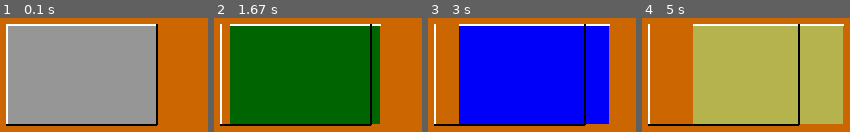
Above: before the commit, frames 1-4 (left to right).
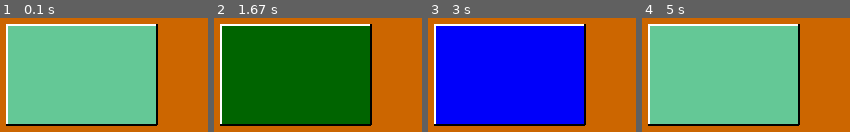
Above: after the commit, the same moments.

Repository: Pkpratik/pygame-class
Game: pygame game, started from buttons/class21.py
The game is run twice, just before and just after one commit, with the same random seed, the same clock (stepped at 60 frames per second) and the same inputs.
Inputs (mouse positions are in pixels of both pictures, inside the frame that each line leads up to):
- Up to frame 1 (0.1 s): no input
- Up to frame 2 (1.67 s): click (295, 73) at 0.38 s; press the mouse at (295, 73) at 0.7 s; move the mouse to (257, 78) at 0.8 s; release the mouse at (218, 81) at 0.93 s; press the mouse at (295, 73) at 1.53 s; move the mouse to (309, 51) at 1.63 s
- Up to frame 3 (3 s): release the mouse at (536, 28) at 1.77 s; press the mouse at (509, 73) at 1.87 s; move the mouse to (outside the picture) at 1.97 s; release the mouse at (outside the picture) at 2.1 s; click (509, 73) at 2.72 s
- Up to frame 4 (5 s): press the mouse at (723, 73) at 3.03 s; move the mouse to (681, 68) at 3.13 s; release the mouse at (outside the picture) at 3.27 s; click (795, 29) at 3.38 s; press the mouse at (723, 73) at 3.7 s; move the mouse to (835, 70) at 3.8 s; release the mouse at (outside the picture) at 3.93 s; press the mouse at (723, 73) at 4.53 s; move the mouse to (687, 87) at 4.63 s; release the mouse at (650, 100) at 4.77 s; press the mouse at (723, 73) at 4.87 s; move the mouse to (outside the picture) at 4.97 s

The runs differ from the first frame. In frame 1, 61% of the frame differs, in the area x 3-75%, y 7-93%; in frame 2, 6.8%; in frame 3, 19%; in frame 4, 80%, in the area x 3-98%, y 5-93%.

Commit message:
adding class 3

Diff:
--- a/buttons/class21.py
+++ b/buttons/class21.py
@@ -1,5 +1,4 @@
 import pygame
-import random
 pygame.init()
 count=0
 w=600
@@ -10,9 +9,7 @@
 action=False
 run=True
 isclicked=0
-a,b,c=150,150,150
 
-rect1=pygame.Rect(100,100,150,100)
 while run:
     for event in pygame.event.get():
         if event.type==pygame.QUIT:
@@ -20,6 +17,7 @@
     pygame.display.update()
     screen.fill(bg)
     pos=pygame.mouse.get_pos()
+    rect1=pygame.Rect(100,100,150,100)
 
     if action!=True:
         if rect1.collidepoint(pos):
@@ -28,26 +26,21 @@
                 pygame.draw.rect(screen,(0,100,0),rect1)
             else:
                 if isclicked==1:
-                    a=random.randint(0,256)
-                    b=random.randint(0,256)
-                    c=random.randint(0,256)
                     isclicked=False
                     action=True
                     count+=1
-                    rect1=pygame.Rect.move(rect1,5,0)
-                    l2=pygame.Rect.move_ip(l2,5,0)
                     print(count)
                     pygame.draw.rect(screen,(0,0,100),rect1)
                 else:
 
                     pygame.draw.rect(screen,(0,0,250),rect1)
         else:
-            pygame.draw.rect(screen,(a,b,c),rect1)
+            pygame.draw.rect(screen,(100,200,150),rect1)
     else:
 
-        pygame.draw.rect(screen,(random.randint(0,255),random.randint(0,255),random.randint(0,255)),rect1)
+        pygame.draw.rect(screen,(200,100,0),rect1)
         action=False
-    l1=pygame.draw.line(screen,(255,255,255),(100+5*count,100),(250+5*count,100),2)
+    l1=pygame.draw.line(screen,(255,255,255),(100,100),(250,100),2)
     l2=pygame.draw.line(screen,(255,255,255),(100,100),(100,200),2)
     pygame.draw.line(screen,(0,0,0),(100,200),(250,200),2)
     pygame.draw.line(screen,(0,0,0),(250,200),(250,100),2)
--- a/buttons/class3.py
+++ b/buttons/class3.py
@@ -0,0 +1,61 @@
+import pygame
+import random
+pygame.init()
+count=0
+w=600
+h=600
+bg = (204, 102, 0)
+screen = pygame.display.set_mode((w,h))
+pygame.display.set_caption('Button Demo')
+action=False
+run=True
+isclicked=0
+a,b,c=150,150,150
+l5=pygame.draw.line(screen,(100,0,0),(100,300),(250,300),2)
+l6=pygame.draw.rect(screen,(110,0,0),l5,2)
+rect1=pygame.Rect(100,100,150,100)
+while run:
+    for event in pygame.event.get():
+        if event.type==pygame.QUIT:
+            run=False
+    screen.fill(bg)
+    pos=pygame.mouse.get_pos()
+
+    if action!=True:
+        if rect1.collidepoint(pos):
+            if pygame.mouse.get_pressed()[0]==1:
+                isclicked=1
+                pygame.draw.rect(screen,(0,100,0),rect1)
+            else:
+                if isclicked==1:
+                    a=random.randint(0,256)
+                    b=random.randint(0,256)
+                    c=random.randint(0,256)
+                    isclicked=False
+                    action=True
+                    count+=1
+                    rect1=pygame.Rect.move(rect1,5,0)
+                    print(count)
+                    pygame.draw.rect(screen,(0,0,100),rect1)
+                    l6=pygame.Rect.move(l6,5,0)
+                    pygame.draw.rect(screen,(0,0,0),l6,2)
+
+
+                else:
+
+                    pygame.draw.rect(screen,(0,0,250),rect1)
+        else:
+            pygame.draw.rect(screen,(a,b,c),rect1)
+
+    else:
+
+        pygame.draw.rect(screen,(random.randint(0,255),random.randint(0,255),random.randint(0,255)),rect1)
+        action=False
+    l1=pygame.draw.line(screen,(255,255,255),(100+5*count,100),(250+5*count,100),2)
+    l2=pygame.draw.line(screen,(255,255,255),(100+5*count,100),(100+5*count,200),2)
+    l3=pygame.draw.line(screen,(0,0,0),(100+5*count,200),(250+5*count,200),2)
+    l4=pygame.draw.line(screen,(0,0,0),(250+5*count,200),(250+5*count,100),2)
+    pygame.draw.rect(screen,(187,255,200),l6,2)
+
+    pygame.display.update()
+pygame.quit()
